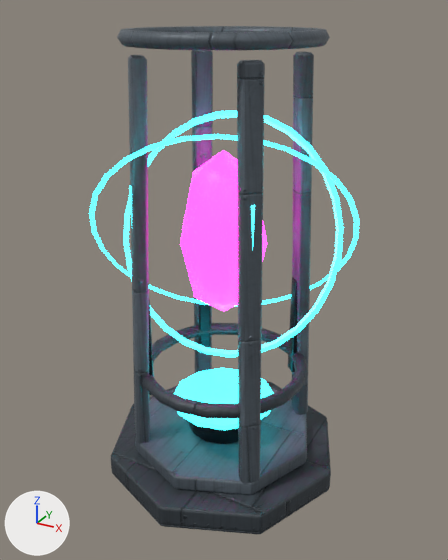
One commit to the glTF model godot/assets/models/core_gem.glb: the scene before it, then after it.
One viewpoint serves both versions: a 50 mm lens placed at (0.996, -1.808, 1.683), pointed at (0.008, -0.01, 0.784). The axes (+X, +Y, +Z) are drawn at lower left. The lights are the same throughout. The picture after the commit comes second. Vertices at exactly the same position are counted once.

Names of what the first picture shows: 'Body'.
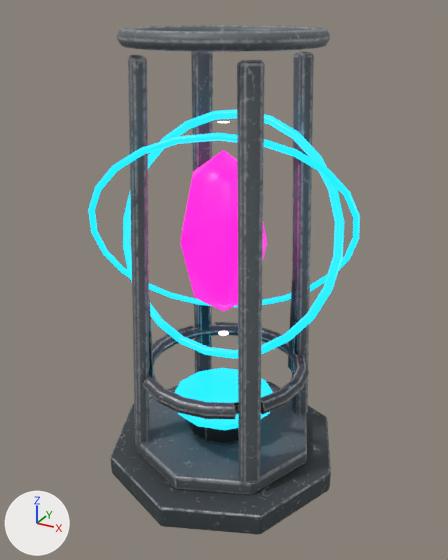
Location of each change, [x1, y1, x2, y2] in pixels of the pictures (448 x 560 px; the box of a moved part takes in the faces that stretch with it):
```json
{"object": "Body", "change": "surface changed, reshaped", "before": [89, 26, 359, 534], "after": [88, 25, 360, 534]}
{"part": 1, "of": "me_body", "change": "moved or reshaped", "before": [89, 110, 359, 419], "after": [88, 109, 360, 419]}
{"part": 2, "of": "me_body", "change": "reshaped", "before": [183, 489, 251, 495], "after": [136, 450, 304, 494]}
{"part": 3, "of": "me_body", "change": "surface changed", "before": [111, 26, 331, 534], "after": [111, 26, 331, 534]}
{"part": 4, "of": "me_body", "change": "recoloured", "before": [111, 26, 331, 534], "after": [111, 26, 331, 534]}
{"part": 5, "of": "me_body", "change": "recoloured", "before": [149, 278, 297, 444], "after": [149, 278, 297, 444]}
{"part": 6, "of": "me_body", "change": "recoloured", "before": [174, 368, 273, 430], "after": [174, 368, 273, 430]}
```

Edits to the scene script, one JSON object a line:
```json
{"op": "add", "block": "img_core_gem_albedo", "code": ["img_core_gem_albedo = load_image('core_gem_albedo', '../textures/core_gem_albedo.jpg', 1024, 1024, 'sRGB')"]}
{"op": "add", "block": "img_core_gem_orm", "code": ["img_core_gem_orm = load_image('core_gem_orm', '../textures/core_gem_orm.jpg', 1024, 1024, 'Non-Color')"]}
{"op": "add", "block": "img_core_gem_emit", "code": ["img_core_gem_emit = load_image('core_gem_emit', '../textures/core_gem_emit.png', 1024, 1024, 'sRGB')"]}
{"op": "add", "block": "img_core_gem_normal", "code": ["img_core_gem_normal = load_image('core_gem_normal', '../textures/core_gem_normal.png', 1024, 1024, 'Non-Color')"]}
{"block": "mat_glow", "change": "nodes: BsdfPrincipled, Mix, OutputMaterial, VertexColor"}
{"block": "mat_glow", "change": "colours: pink #ff2ad0, black #000000, mixed with the vertex colours"}
{"block": "mat_glow", "change": "nodes: BsdfPrincipled, NormalMap, OutputMaterial, SeparateColor, TexImage x4"}
{"block": "mat_glow", "change": "uses the picture img_core_gem_albedo"}
{"block": "mat_glow", "change": "uses the picture img_core_gem_emit"}
{"block": "mat_glow", "change": "uses the picture img_core_gem_normal"}
{"block": "mat_glow", "change": "uses the picture img_core_gem_orm"}
{"block": "me_body", "where": "# used by ob_body; location = (0.0, 0.0, 0.0)"}
{"op": "remove", "block": "me_body", "code": "me_body.from_pydata(...)  # 1034 vertices, 1996 faces; spans x -0.46..0.46, y -0.46..0.46, z 0.0..1.62"}
{"op": "add", "block": "me_body", "code": "me_body.from_pydata(...)  # 976 vertices, 1732 faces; spans x -0.46..0.46, y -0.46..0.46, z 0.0..1.62"}
{"block": "me_body", "change": "me_body part 1: 4 vertices moved within x -0.41..0.41, y -0.21..0.21, z 0.56..1.34; 282 vertices removed from x -0.44..0.44, y -0.3..0.3, z 0.27..1.35; 246 vertices added at x -0.44..0.44, y -0.3..0.3, z 0.42..1.36"}
{"block": "me_body", "change": "me_body part 2: 4 vertices moved within x -0.25..0.25, y -0.25..0.25, z 0.09; 8 vertices removed from x -0.35..0.35, y -0.35..0.35, z 0.09"}
{"block": "me_body", "change": "me_body part 3: 1188 kept faces spanning x -0.46..0.46, y -0.46..0.46, z 0.0..1.62 get new texture (UV) coordinates"}
{"block": "me_body", "change": "me_body part 4: 964 faces spanning x -0.46..0.46, y -0.46..0.46, z 0.0..1.62 switch from mat_armor to mat_glow"}
{"block": "me_body", "change": "me_body part 5: 146 faces spanning x -0.24..0.24, y -0.24..0.24, z 0.15..0.75 switch from mat_gunmetal to mat_glow"}
{"block": "me_body", "change": "me_body part 6: 42 faces spanning x -0.23..0.23, y -0.23..0.23, z 0.27..0.65 switch from mat_glowring to mat_glow"}
{"block": "me_body", "change": "other edits to the shape of me_body do not show in these pictures"}
```
